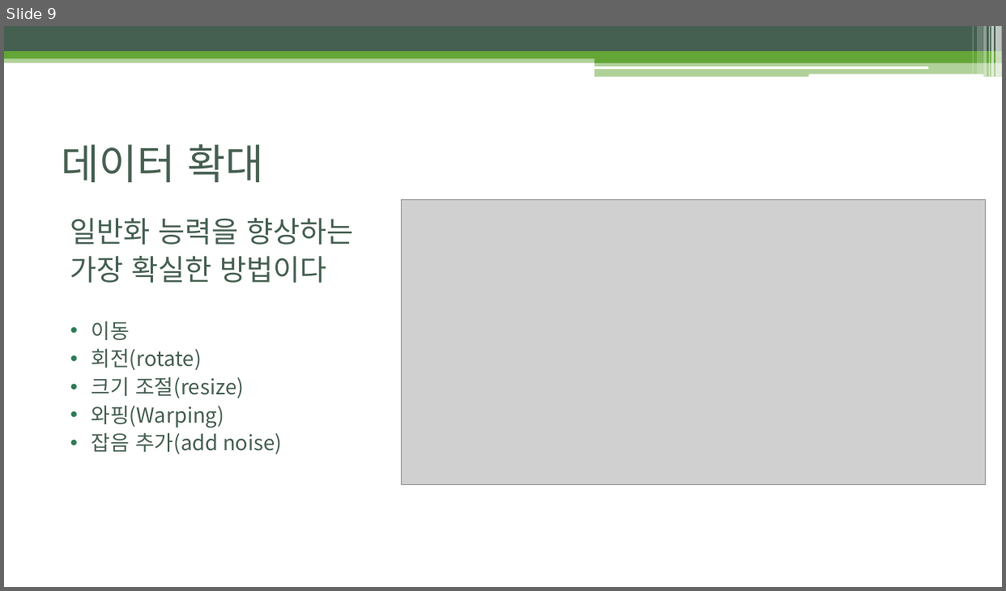
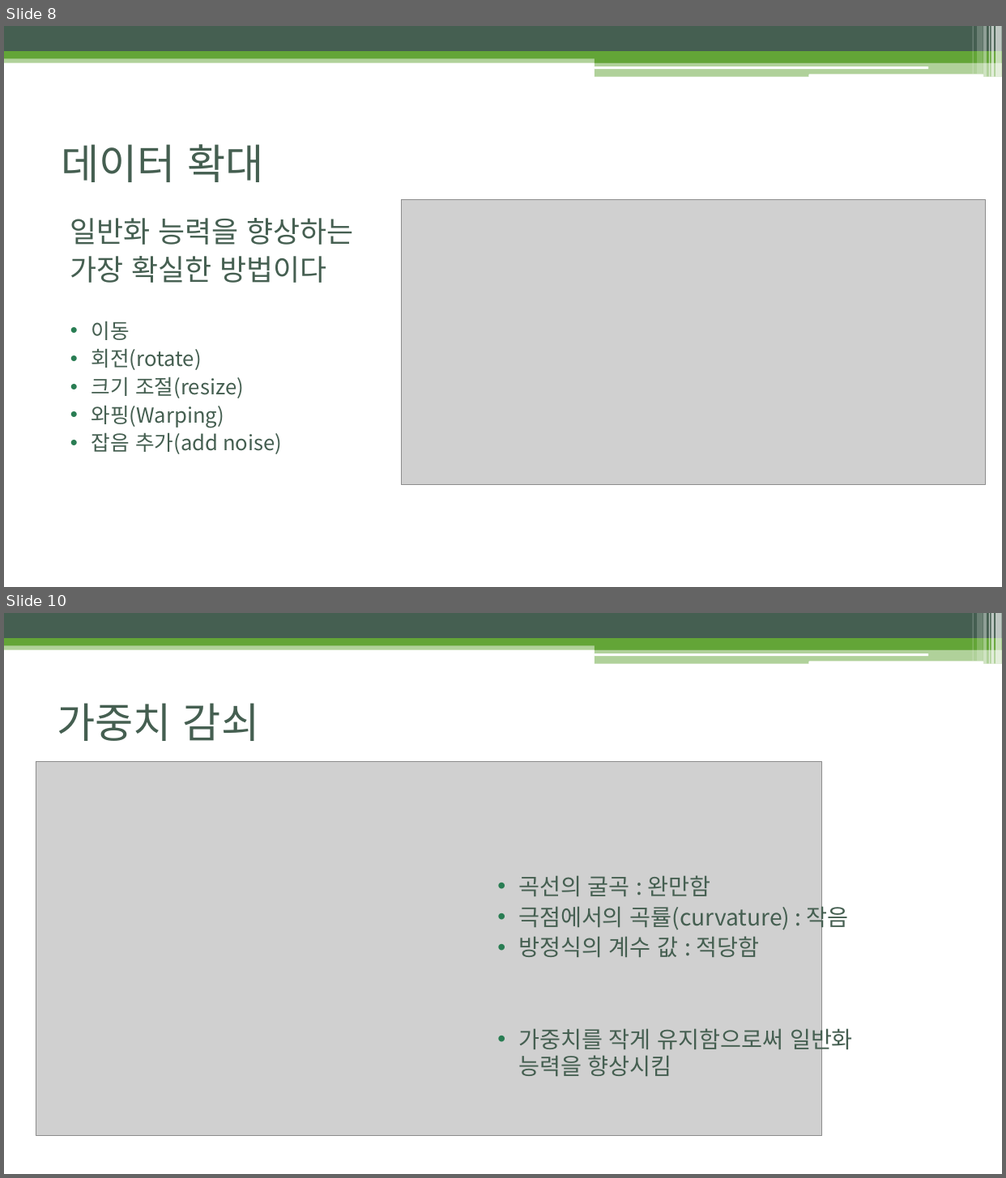
Before and after one commit to BLINK-ONCE/Storage, a slide deck: files/ppt/5.2.2, 5.3 Regularization, Hyperparameters, Validation Sets,.pptx. Shown one above the other, each under a label of ours: slide 9 before the commit, slides 8 and 10 after it; the slides between them are not shown. The pictures are 1006x591 and 1006x1178 pixels, drawn with LibreOffice and Linux fonts; fonts in the diff are those of the drawing; grey boxes stand for pictures. Boxes give left, top, right and bottom in pixels: in the first picture for what was removed or moved away, otherwise in the second. Text is boxed around its words. In the diff, an @@ line names an element or a change of style, - is before the commit and + after.

```diff
--- a/files/ppt/5.2.2, 5.3 Regularization, Hyperparameters, Validation Sets,.pptx
+++ b/files/ppt/5.2.2, 5.3 Regularization, Hyperparameters, Validation Sets,.pptx
@@ slide 10 added at <box>4,613,1002,1174</box>, background #FFFFFF; not listed: 13 template elements that a slide beside it also shows @@
@@ title added at <box>57,703,259,741</box>, 40 pt, text #455F51 @@
+가중치 감쇠
@@ picture added at <box>36,762,822,1136</box> @@
@@ text added at <box>518,875,853,1076</box>, 22 pt, text #455F51 @@
+• 곡선의 굴곡 : 완만함
+• 극점에서의 곡률(curvature) : 작음
+• 방정식의 계수 값 : 적당함
+• 가중치를 작게 유지함으로써 일반화 능력을 향상시킴
@@ what was slide 9 is now slide 8 @@
```
Also in this commit, not shown: 2 slides changed, 9 other slides added, 11 slides removed.
